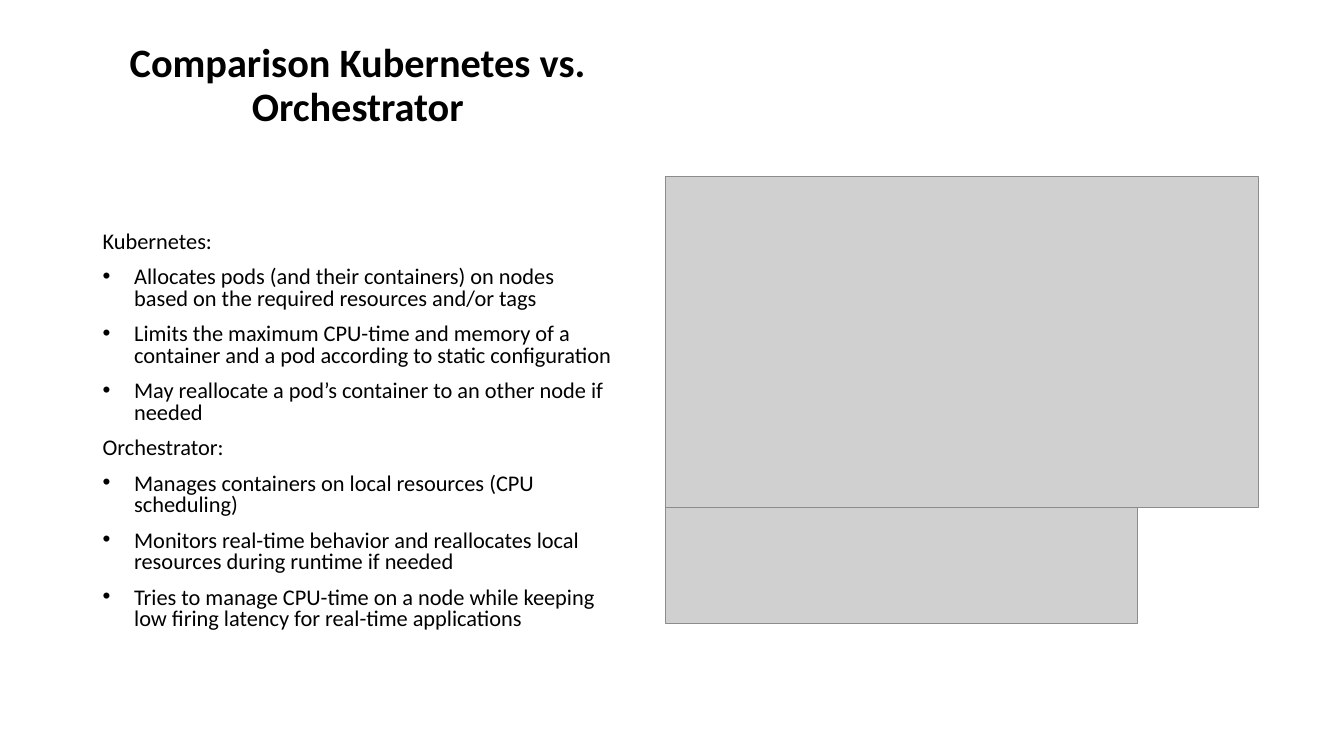
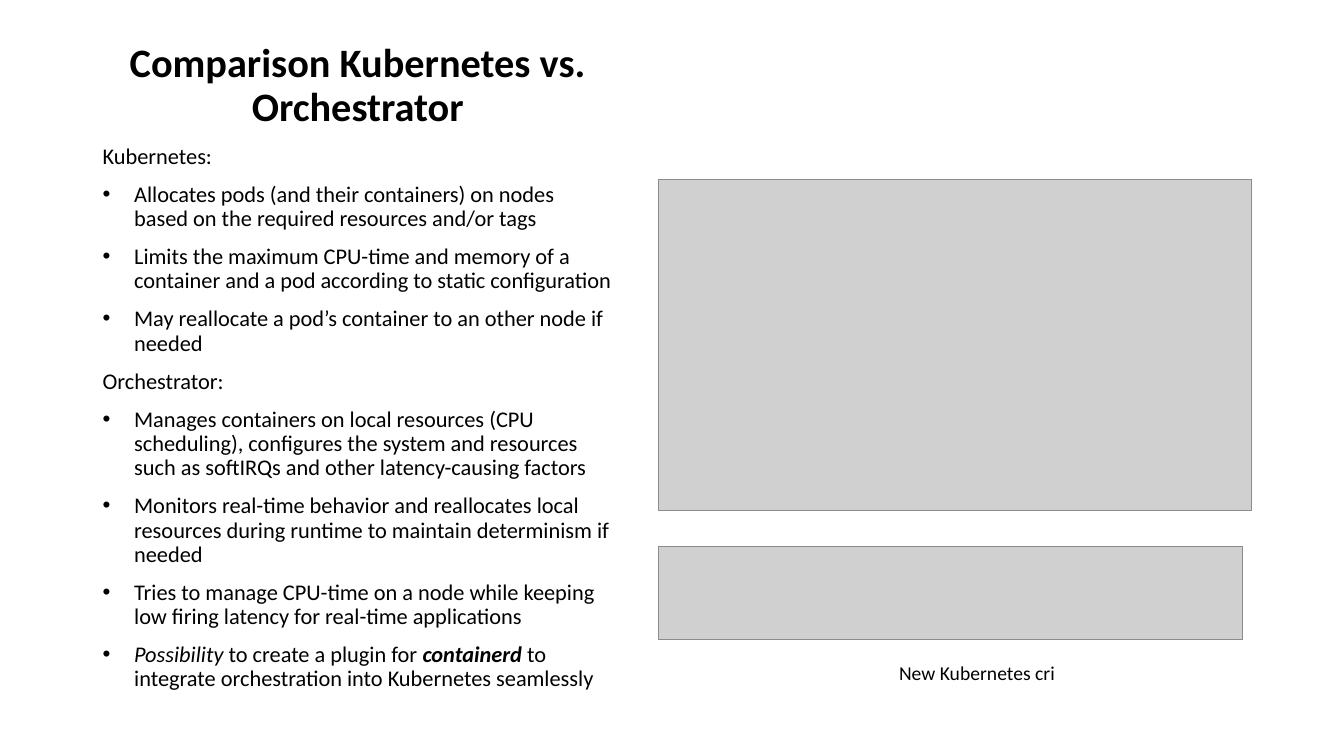
Before and after one commit to flhofer/real-time-containers, a slide deck: slide 1 of slides/Comparison K-O.pptx. Drawn at 1344x756 pixels with LibreOffice and Linux fonts; fonts in the diff are those of the drawing; grey boxes stand for pictures. Boxes give left, top, right and bottom in pixels: in the first picture for what was removed or moved away, otherwise in the second. Text is boxed around its words. In the diff, an @@ line names an element or a change of style, - is before the commit and + after.

Commit message:
docs: added pic draft for layer mapping (paper4) and update comparison orchestrator

```diff
--- a/slides/Comparison K-O.pptx
+++ b/slides/Comparison K-O.pptx
@@ text "Kubernetes:": place and size @@
-text "Kubernetes:" at <box>103,233,610,630</box>
+text "Kubernetes:" at <box>103,148,610,690</box>
@@ text at <box>103,148,610,628</box>: line spacing 0.8 to 0.9 @@
@@ picture: place and size @@
-picture at <box>665,176,1258,507</box>
+picture at <box>658,179,1251,510</box>
@@ text at <box>134,411,609,562</box>: text changed @@
-• Manages containers on local resources (CPU scheduling)
-• Monitors real-time behavior and reallocates local resources during runtime if needed
+• Manages containers on local resources (CPU scheduling), configures the system and resources such as softIRQs and other latency-causing factors
+• Monitors real-time behavior and reallocates local resources during runtime to maintain determinism if needed
@@ picture: place and size @@
-picture at <box>665,508,1138,624</box>
+picture at <box>658,546,1243,639</box>
@@ text at <box>134,646,593,690</box>: paragraph added @@
+• Possibility to create a plugin for containerd to integrate orchestration into Kubernetes seamlessly
@@ text added at <box>899,666,1055,680</box>, 14 pt, text #000000 @@
+New Kubernetes cri
```
Also in this commit, not shown: 3 other files.
